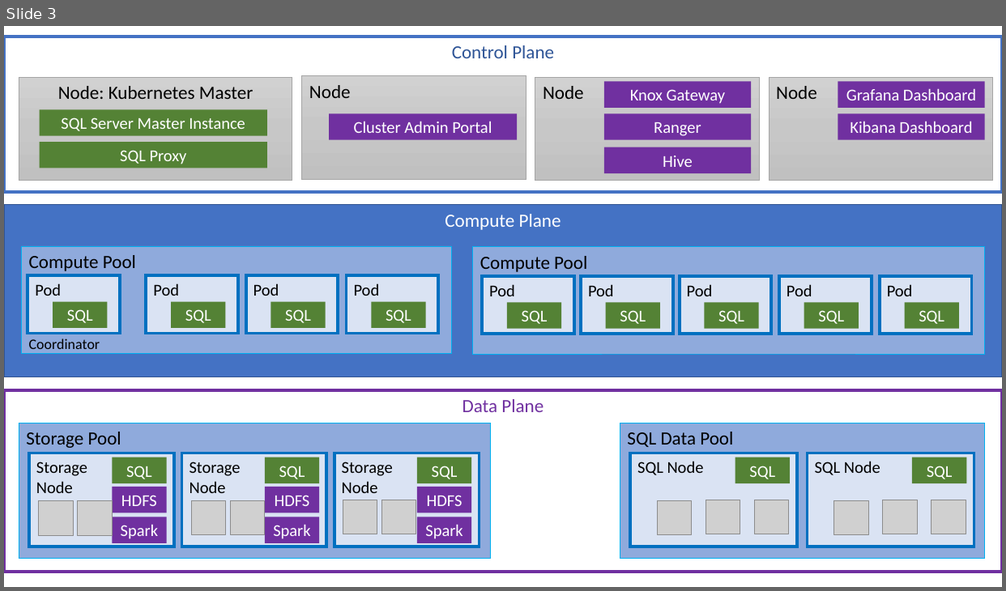
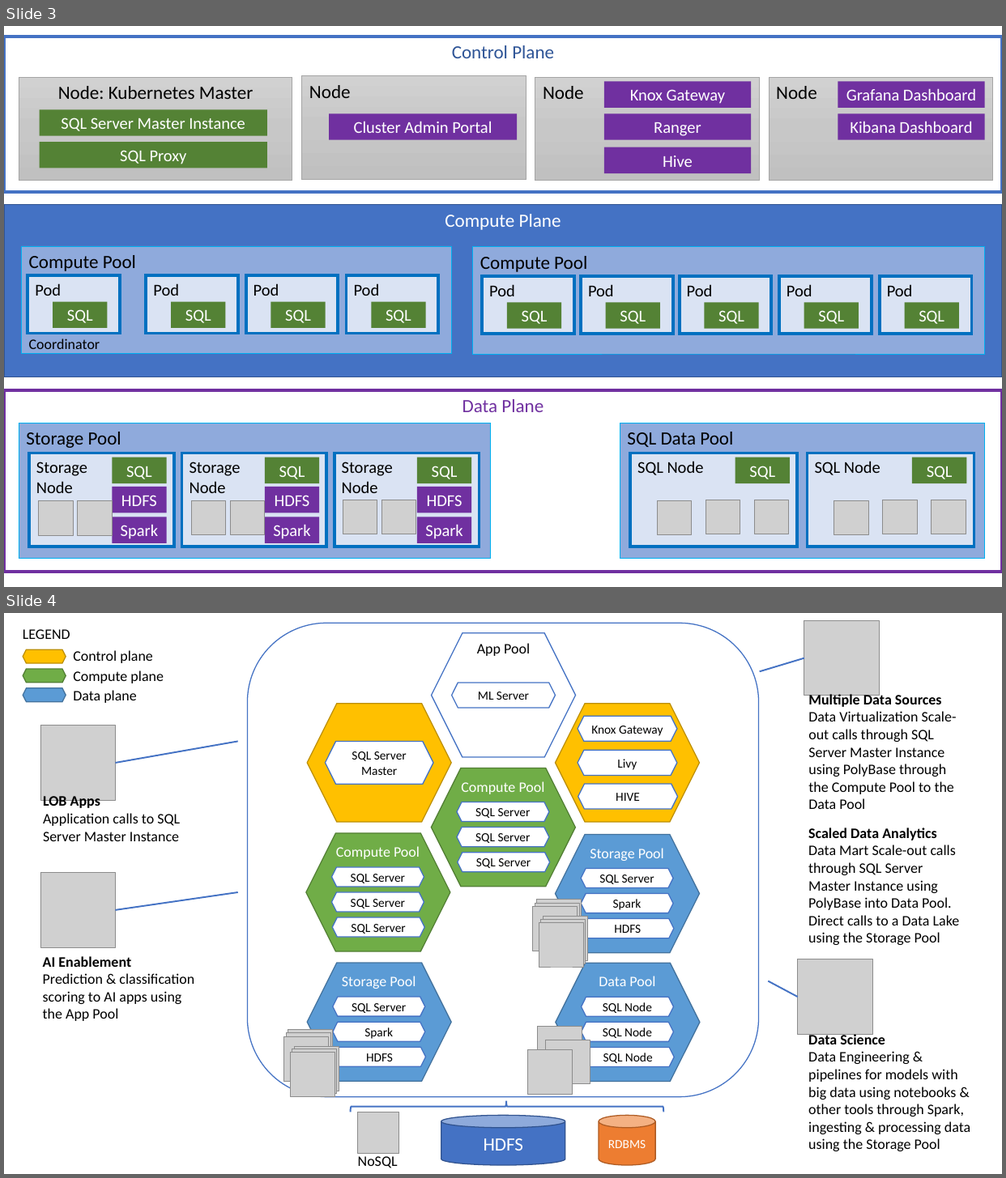
Before and after one commit to solliancenet/MCW-Modernizing-data-analytics-with-SQL-Server-2019, a slide deck: Whiteboard design session/media/diagrams.pptx. Shown one above the other, each under a label of ours: slide 3 before the commit, slides 3 and 4 after it. The pictures are 1006x591 and 1006x1178 pixels, drawn with LibreOffice and Linux fonts; fonts in the diff are those of the drawing; grey boxes stand for pictures. Boxes give left, top, right and bottom in pixels: in the first picture for what was removed or moved away, otherwise in the second. Text is boxed around its words. In the diff, an @@ line names an element or a change of style, - is before the commit and + after.

```diff
--- a/Whiteboard design session/media/diagrams.pptx
+++ b/Whiteboard design session/media/diagrams.pptx
@@ slide 4 added at bbox=[4, 613, 1002, 1174], background #FFFFFF @@
@@ group added at bbox=[23, 629, 164, 703]: 4 texts, 3 hexagons @@
+Control plane
+Compute plane
+Data plane
+LEGEND
@@ picture added at bbox=[804, 620, 879, 696] @@
@@ line added from (760, 671) to (804, 658), #4472C4 1.5 pt @@
@@ text added at bbox=[808, 692, 957, 809], 14 pt, text #000000 @@
+Multiple Data Sources
+Data Virtualization Scale-out calls through SQL Server Master Instance using PolyBase through the Compute Pool to the Data Pool
@@ picture added at bbox=[40, 726, 116, 800] @@
@@ line added from (116, 763) to (237, 741), #4472C4 1.5 pt @@
@@ text added at bbox=[43, 796, 180, 841], 14 pt, text #000000 @@
+LOB Apps
+Application calls to SQL
+Server Master Instance
@@ text added at bbox=[808, 828, 960, 945], 14 pt, text #000000 @@
+Scaled Data Analytics
+Data Mart Scale-out calls through SQL Server Master Instance using PolyBase into Data Pool. Direct calls to a Data Lake using the Storage Pool
@@ picture added at bbox=[40, 873, 116, 948] @@
@@ line added from (116, 910) to (237, 892), #4472C4 1.5 pt @@
@@ text added at bbox=[43, 956, 194, 1021], 14 pt, text #000000 @@
+AI Enablement
+Prediction & classification scoring to AI apps using the App Pool
@@ picture added at bbox=[798, 960, 872, 1034] @@
@@ line added from (769, 982) to (798, 997), #4472C4 1.5 pt @@
@@ text added at bbox=[808, 1033, 970, 1152], 14 pt, text #000000 @@
+Data Science
+Data Engineering & pipelines for models with big data using notebooks & other tools through Spark, ingesting & processing data using the Storage Pool
@@ group added at bbox=[247, 623, 759, 1097]: 28 hexagons, 15 pictures, 6 texts, 1 rounded rectangle @@
+ML Server
+App Pool
+SQL Server Master
+Knox Gateway
+Livy
+HIVE
+SQL Server
+Compute Pool
+SQL Server
+SQL Server
+SQL Server
+Compute Pool
+SQL Server
+SQL Server
+SQL Server
+Storage Pool
+Spark
+HDFS
+SQL Server
+Storage Pool
+Spark
+HDFS
+SQL Node
+Data Pool
+SQL Node
+SQL Node
@@ left brace added at bbox=[351, 1101, 664, 1112], outline #4472C4 1.5 pt @@
@@ group added at bbox=[357, 1112, 655, 1169]: 2 cylinders, 1 picture, 1 text @@
+HDFS
+RDBMS
+NoSQL
```
Also in this commit, not shown: 6 other files.
